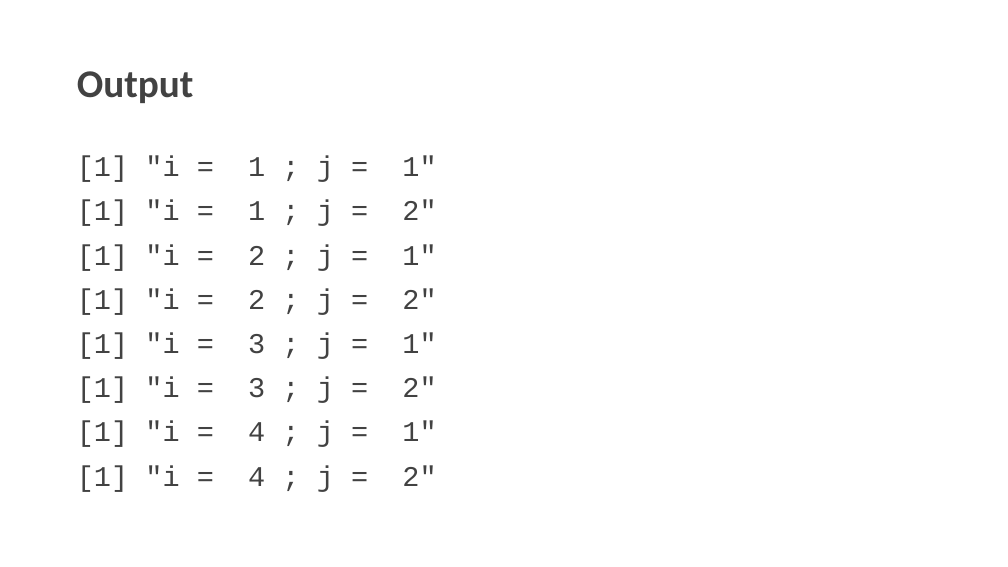
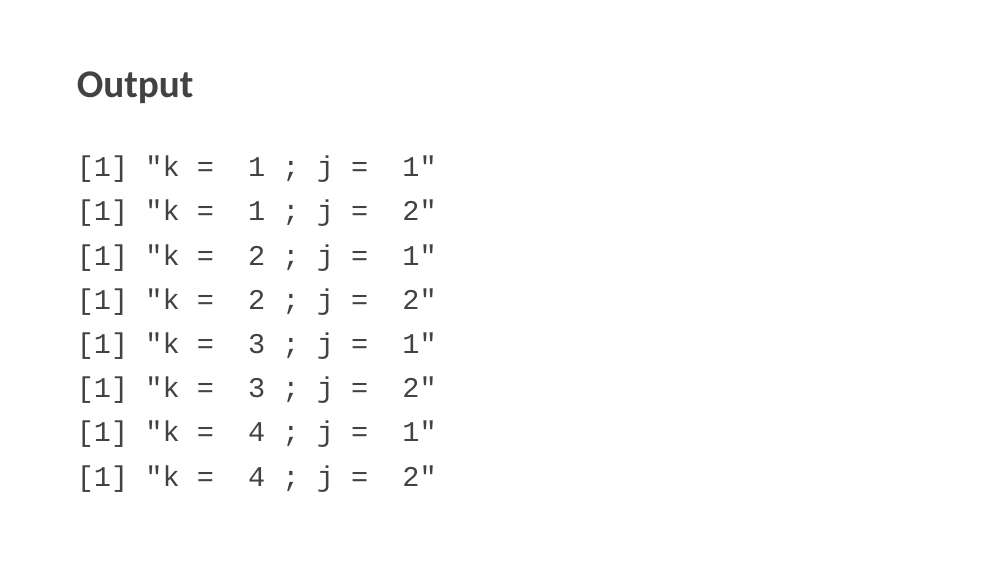
Before and after one commit to AN08622/Team3-Project, a slide deck: slide 12 of Team 3-Machine Learning For Loops Presentation.pptx. Drawn at 1008x567 pixels with LibreOffice and Linux fonts; fonts in the diff are those of the drawing. Boxes give left, top, right and bottom in pixels: in the first picture for what was removed or moved away, otherwise in the second. Text is boxed around its words. In the diff, an @@ line names an element or a change of style, - is before the commit and + after.

```diff
--- a/Team 3-Machine Learning For Loops Presentation.pptx
+++ b/Team 3-Machine Learning For Loops Presentation.pptx
@@ text at box(77, 156, 436, 492): text changed @@
-[1] "i = 1 ; j = 1"
-[1] "i = 1 ; j = 2"
-[1] "i = 2 ; j = 1"
-[1] "i = 2 ; j = 2"
-[1] "i = 3 ; j = 1"
-[1] "i = 3 ; j = 2"
-[1] "i = 4 ; j = 1"
-[1] "i = 4 ; j = 2"
+[1] "k = 1 ; j = 1"
+[1] "k = 1 ; j = 2"
+[1] "k = 2 ; j = 1"
+[1] "k = 2 ; j = 2"
+[1] "k = 3 ; j = 1"
+[1] "k = 3 ; j = 2"
+[1] "k = 4 ; j = 1"
+[1] "k = 4 ; j = 2"
```
Also in this commit, not shown: 1 other slide changed.
